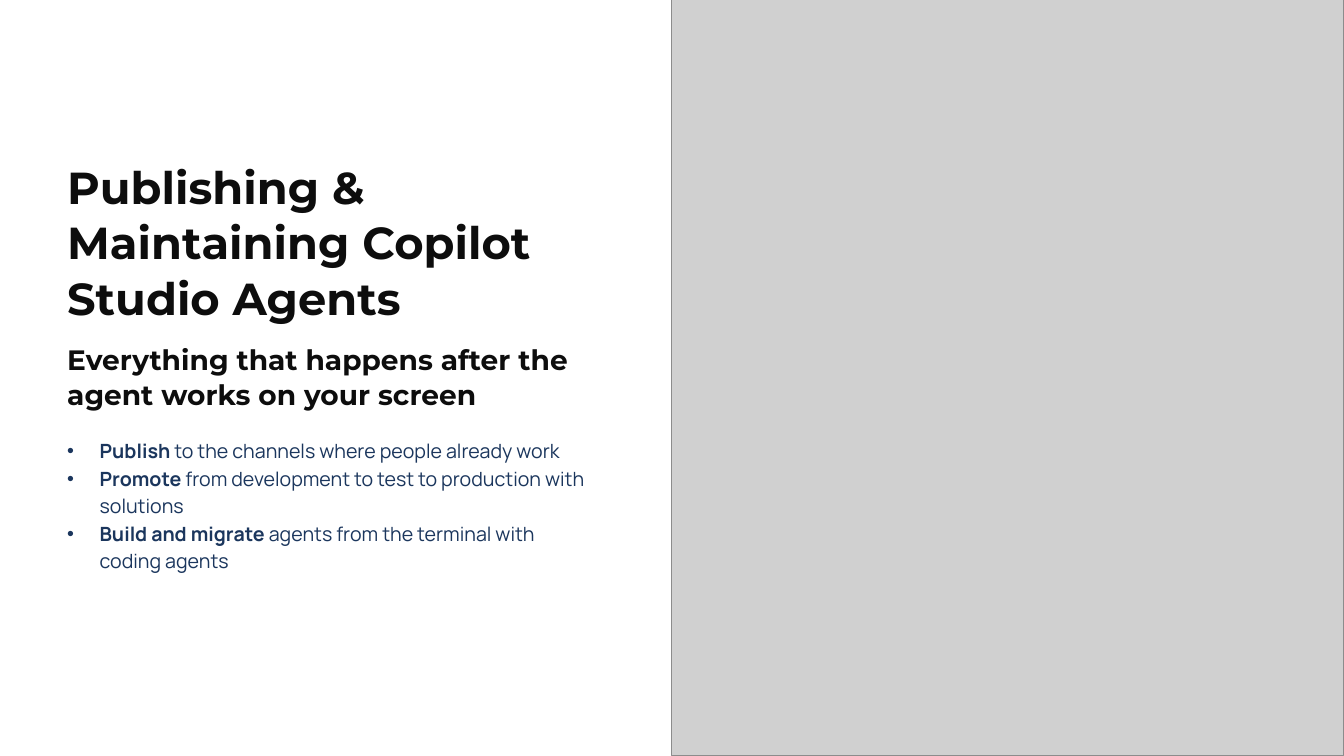
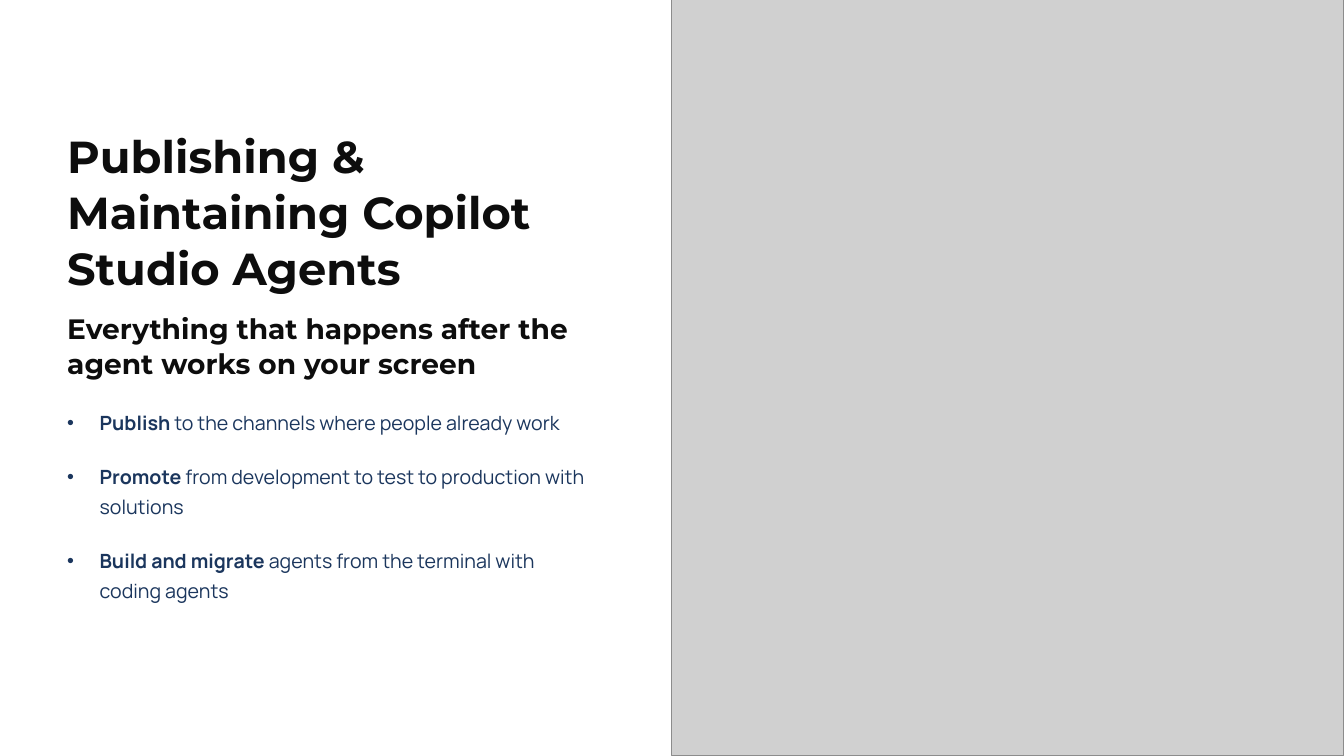
Before and after one commit to alexander-kastil/copilot-studio-agents, a slide deck: slide 5 of demos/07-cs-maintaining/pptx/07-cs-maintaining.pptx. Drawn at 1344x756 pixels with LibreOffice and Linux fonts; fonts in the diff are those of the drawing; grey boxes stand for pictures. Boxes give left, top, right and bottom in pixels: in the first picture for what was removed or moved away, otherwise in the second. Text is boxed around its words. In the diff, an @@ line names an element or a change of style, - is before the commit and + after.

```diff
--- a/demos/07-cs-maintaining/pptx/07-cs-maintaining.pptx
+++ b/demos/07-cs-maintaining/pptx/07-cs-maintaining.pptx
@@ 3 texts: place and size @@
-3 texts at [67, 168, 584, 573]
+3 texts at [67, 137, 584, 573]
@@ text "Publish to the channels where ..." at [100, 415, 584, 573]: line spacing 1.17 to 1.25; more space between paragraphs @@
```
Also in this commit, not shown: 10 other slides changed, 39 other files.
